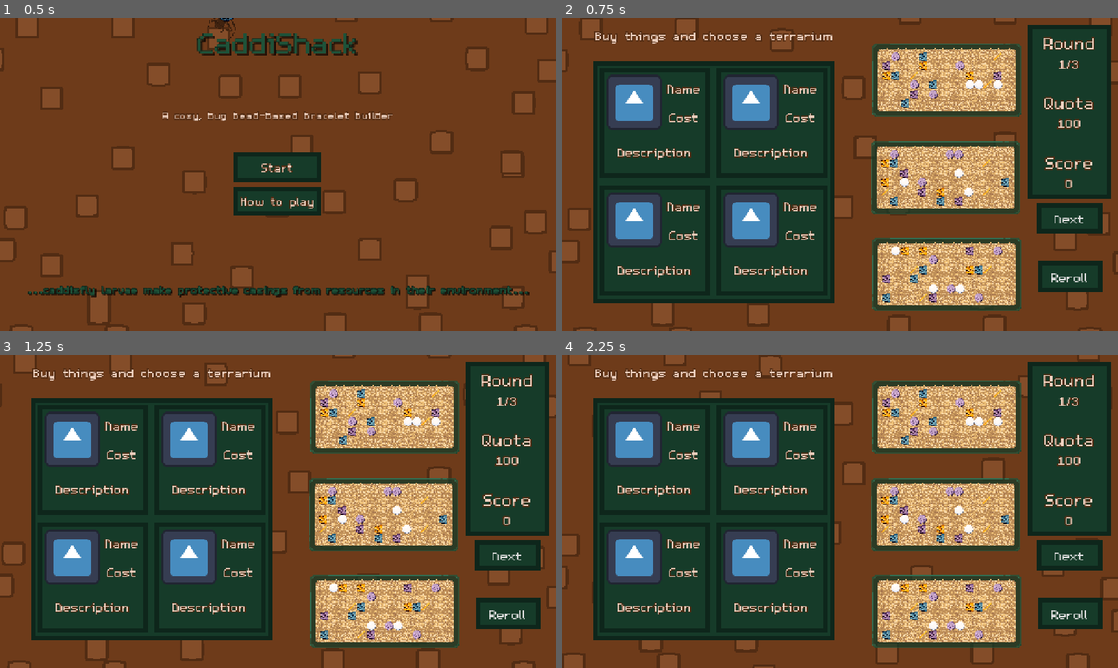
Above: before the commit, frames 1-4 (two rows, left to right).
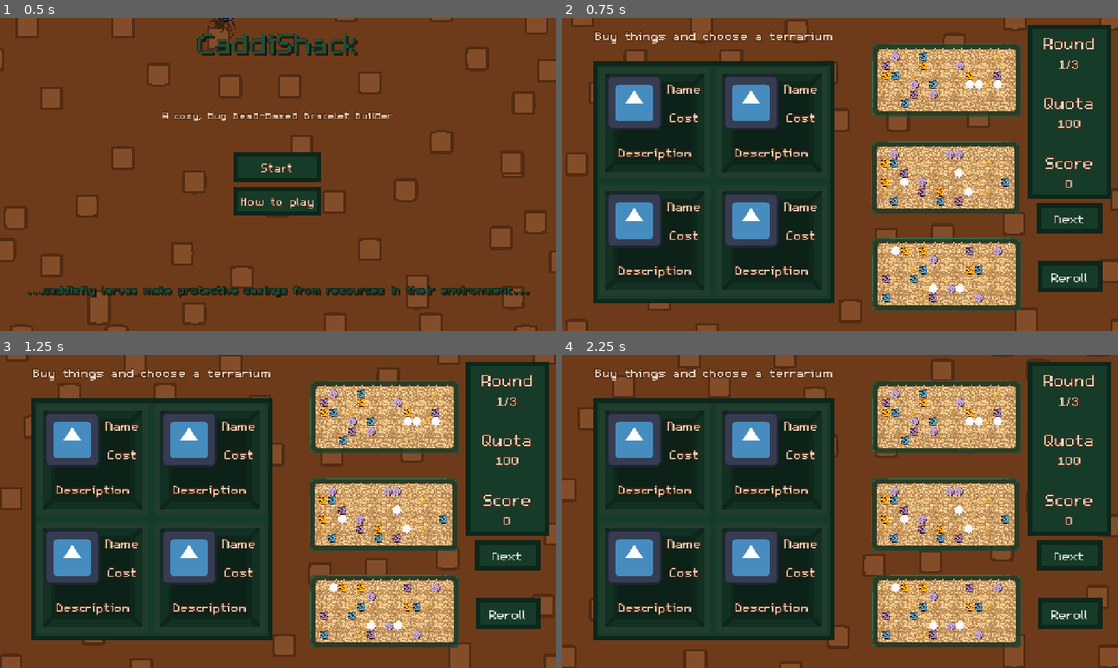
Above: after the commit, the same moments.

Repository: Splashy-Inc/caddishack
Game: Godot game, scene res://SCENES/screen_manager.tscn
Two runs of this game, one before a commit and one after it. Both use one fixed random seed, a clock stepped at 60 frames per second and the inputs below. The engine's default icon, where the game draws it, is replaced by a stand-in: a white triangle on a blue panel in a dark square.
Inputs (mouse positions are in pixels of both pictures, inside the frame that each line leads up to):
- Up to frame 1 (0.5 s): no input
- Up to frame 2 (0.75 s): click "Start" at 0.5 s
- Up to frame 3 (1.25 s): no input
- Up to frame 4 (2.25 s): click (656, 461) at 1.27 s; click (773, 461) at 2.02 s

Frame 1 is identical in both runs. In frame 2, 11% of the frame differs, in the area x 0-100%, y 0-100%; in frame 3, 11%; in frame 4, 11%.

Commit message:
Make shop item scene
Fancy button

Diff:
--- /dev/null
+++ b/SCENES/SHOP/shop_item.tscn
@@ -0,0 +1,110 @@
+[gd_scene format=3 uid="uid://bw76w8fxlv8p2"]
+
+[ext_resource type="StyleBox" uid="uid://b4xhb3lg2t0al" path="res://RESOURCES/shop_button_normal.tres" id="1_khpf0"]
+[ext_resource type="Texture2D" uid="uid://b4n6irf1jephl" path="res://icon.svg" id="2_37dhd"]
+[ext_resource type="StyleBox" uid="uid://dhodbg0qaumgd" path="res://RESOURCES/shop_button_hover.tres" id="2_a5qli"]
+[ext_resource type="Script" uid="uid://dr6t7ian0uru8" path="res://SCRIPTS/SHOP/shop_item.gd" id="2_khpf0"]
+[ext_resource type="LabelSettings" uid="uid://tly00ucli80b" path="res://ASSETS/Font/gui_sublabel.tres" id="3_khpf0"]
+
+[sub_resource type="StyleBoxEmpty" id="StyleBoxEmpty_4vdw3"]
+
+[sub_resource type="Animation" id="Animation_iea1b"]
+length = 0.001
+tracks/0/type = "value"
+tracks/0/imported = false
+tracks/0/enabled = true
+tracks/0/path = NodePath("ItemSpace/TopHalf/IconSpace/Icon:rotation")
+tracks/0/interp = 1
+tracks/0/loop_wrap = true
+tracks/0/keys = {
+"times": PackedFloat32Array(0),
+"transitions": PackedFloat32Array(1),
+"update": 0,
+"values": [0.0]
+}
+
+[sub_resource type="Animation" id="Animation_klhbm"]
+resource_name = "boink"
+length = 2.0
+loop_mode = 1
+tracks/0/type = "value"
+tracks/0/imported = false
+tracks/0/enabled = true
+tracks/0/path = NodePath("ItemSpace/TopHalf/IconSpace/Icon:rotation")
+tracks/0/interp = 1
+tracks/0/loop_wrap = true
+tracks/0/keys = {
+"times": PackedFloat32Array(0, 0.5, 1.5, 2),
+"transitions": PackedFloat32Array(1, 1, 1, 1),
+"update": 0,
+"values": [0.0, 0.08726646, -0.08726646259971647, 0.0]
+}
+
+[sub_resource type="AnimationLibrary" id="AnimationLibrary_7nvbo"]
+_data = {
+&"RESET": SubResource("Animation_iea1b"),
+&"highlight": SubResource("Animation_klhbm")
+}
+
+[node name="ShopItem" type="Button" unique_id=1788279766]
+offset_right = 256.0
+offset_bottom = 256.0
+size_flags_horizontal = 3
+size_flags_vertical = 3
+theme_override_styles/normal = ExtResource("1_khpf0")
+theme_override_styles/hover = ExtResource("2_a5qli")
+script = ExtResource("2_khpf0")
+
+[node name="ItemSpace" type="VBoxContainer" parent="." unique_id=705751760]
+layout_mode = 0
+offset_left = 16.0
+offset_top = 16.0
+offset_right = 240.0
+offset_bottom = 240.0
+
+[node name="TopHalf" type="HBoxContainer" parent="ItemSpace" unique_id=1168617000]
+layout_mode = 2
+size_flags_vertical = 3
+
+[node name="IconSpace" type="PanelContainer" parent="ItemSpace/TopHalf" unique_id=292487778]
+custom_minimum_size = Vector2(128, 128)
+layout_mode = 2
+theme_override_styles/panel = SubResource("StyleBoxEmpty_4vdw3")
+
+[node name="Icon" type="Sprite2D" parent="ItemSpace/TopHalf/IconSpace" unique_id=2065895712]
+position = Vector2(64, 64)
+texture = ExtResource("2_37dhd")
+
+[node name="TopRightSpace" type="VBoxContainer" parent="ItemSpace/TopHalf" unique_id=1417132163]
+layout_mode = 2
+size_flags_horizontal = 3
+
+[node name="Name" type="Label" parent="ItemSpace/TopHalf/TopRightSpace" unique_id=1824457957]
+layout_mode = 2
+size_flags_vertical = 3
+text = "Name"
+label_settings = ExtResource("3_khpf0")
+horizontal_alignment = 1
+vertical_alignment = 1
+
+[node name="Cost" type="Label" parent="ItemSpace/TopHalf/TopRightSpace" unique_id=1970155121]
+layout_mode = 2
+size_flags_vertical = 3
+text = "Cost"
+label_settings = ExtResource("3_khpf0")
+horizontal_alignment = 1
+vertical_alignment = 1
+
+[node name="Description" type="Label" parent="ItemSpace" unique_id=1052487823]
+layout_mode = 2
+size_flags_vertical = 3
+text = "Description"
+label_settings = ExtResource("3_khpf0")
+horizontal_alignment = 1
+vertical_alignment = 1
+
+[node name="AnimationPlayer" type="AnimationPlayer" parent="." unique_id=409140052]
+libraries/ = SubResource("AnimationLibrary_7nvbo")
+
+[connection signal="mouse_entered" from="." to="." method="_on_mouse_entered"]
+[connection signal="mouse_exited" from="." to="." method="_on_mouse_exited"]
--- a/SCENES/SHOP/shop_station.tscn
+++ b/SCENES/SHOP/shop_station.tscn
@@ -11,7 +11,7 @@
 [ext_resource type="Script" uid="uid://cm33vxylxpkwp" path="res://RESOURCES/special_material_info.gd" id="9_iea1b"]
 [ext_resource type="Script" uid="uid://qiyyftxmq7nx" path="res://RESOURCES/terrarium_info.gd" id="10_klhbm"]
 [ext_resource type="Texture2D" uid="uid://cmuoseeihhp3q" path="res://ASSETS/Art/CRAFT_STATION/Run_Display.png" id="11_ncq4r"]
-[ext_resource type="Texture2D" uid="uid://b4n6irf1jephl" path="res://icon.svg" id="12_iea1b"]
+[ext_resource type="PackedScene" uid="uid://bw76w8fxlv8p2" path="res://SCENES/SHOP/shop_item.tscn" id="12_klhbm"]
 [ext_resource type="LabelSettings" uid="uid://tly00ucli80b" path="res://ASSETS/Font/gui_sublabel.tres" id="13_klhbm"]
 
 [sub_resource type="Resource" id="Resource_d1wso"]
@@ -118,46 +118,11 @@
 texture_margin_right = 16.0
 texture_margin_bottom = 16.0
 
-[sub_resource type="Animation" id="Animation_iea1b"]
-length = 0.001
-tracks/0/type = "value"
-tracks/0/imported = false
-tracks/0/enabled = true
-tracks/0/path = NodePath(".:position")
-tracks/0/interp = 1
-tracks/0/loop_wrap = true
-tracks/0/keys = {
-"times": PackedFloat32Array(0),
-"transitions": PackedFloat32Array(1),
-"update": 0,
-"values": [Vector2(0, 0)]
-}
-
-[sub_resource type="Animation" id="Animation_klhbm"]
-resource_name = "boink"
-tracks/0/type = "value"
-tracks/0/imported = false
-tracks/0/enabled = true
-tracks/0/path = NodePath(".:position")
-tracks/0/interp = 1
-tracks/0/loop_wrap = true
-tracks/0/keys = {
-"times": PackedFloat32Array(0.033333335, 1),
-"transitions": PackedFloat32Array(1, 1),
-"update": 0,
-"values": [Vector2(0, 0), Vector2(0, 0)]
-}
-
-[sub_resource type="AnimationLibrary" id="AnimationLibrary_7nvbo"]
-_data = {
-&"RESET": SubResource("Animation_iea1b"),
-&"boink": SubResource("Animation_klhbm")
-}
-
 [node name="Shop" type="Node" unique_id=1118303584]
 script = ExtResource("1_n8e4a")
 
 [node name="Craft_station_background" parent="." unique_id=282271410 instance=ExtResource("2_ndlt6")]
+scroll_offset = Vector2(103, 73)
 
 [node name="RunInfo" parent="." unique_id=1126309375 instance=ExtResource("3_x1p5w")]
 
@@ -213,188 +178,17 @@
 theme_override_constants/v_separation = 16
 columns = 2
 
-[node name="PanelContainer2" type="PanelContainer" parent="PanelContainer/GridContainer" unique_id=725510710]
-layout_mode = 2
-size_flags_horizontal = 3
-size_flags_vertical = 3
-theme_override_styles/panel = SubResource("StyleBoxTexture_eyyre")
-
-[node name="VBoxContainer" type="VBoxContainer" parent="PanelContainer/GridContainer/PanelContainer2" unique_id=923609082]
-layout_mode = 2
-
-[node name="HBoxContainer" type="HBoxContainer" parent="PanelContainer/GridContainer/PanelContainer2/VBoxContainer" unique_id=1819791908]
-layout_mode = 2
-size_flags_vertical = 3
-
-[node name="TextureRect" type="TextureRect" parent="PanelContainer/GridContainer/PanelContainer2/VBoxContainer/HBoxContainer" unique_id=986474136]
-layout_mode = 2
-texture = ExtResource("12_iea1b")
-
-[node name="VBoxContainer" type="VBoxContainer" parent="PanelContainer/GridContainer/PanelContainer2/VBoxContainer/HBoxContainer" unique_id=8028245]
-layout_mode = 2
-size_flags_horizontal = 3
-
-[node name="Label" type="Label" parent="PanelContainer/GridContainer/PanelContainer2/VBoxContainer/HBoxContainer/VBoxContainer" unique_id=708487371]
-layout_mode = 2
-size_flags_vertical = 3
-text = "Name"
-label_settings = ExtResource("13_klhbm")
-horizontal_alignment = 1
-vertical_alignment = 1
-
-[node name="Label2" type="Label" parent="PanelContainer/GridContainer/PanelContainer2/VBoxContainer/HBoxContainer/VBoxContainer" unique_id=1410205870]
-layout_mode = 2
-size_flags_vertical = 3
-text = "Cost"
-label_settings = ExtResource("13_klhbm")
-horizontal_alignment = 1
-vertical_alignment = 1
-
-[node name="Label" type="Label" parent="PanelContainer/GridContainer/PanelContainer2/VBoxContainer" unique_id=1293560517]
-layout_mode = 2
-size_flags_vertical = 3
-text = "Description"
-label_settings = ExtResource("13_klhbm")
-horizontal_alignment = 1
-vertical_alignment = 1
-
-[node name="AnimationPlayer" type="AnimationPlayer" parent="PanelContainer/GridContainer/PanelContainer2" unique_id=571986284]
-libraries/ = SubResource("AnimationLibrary_7nvbo")
-
-[node name="PanelContainer3" type="PanelContainer" parent="PanelContainer/GridContainer" unique_id=927793215]
-layout_mode = 2
-size_flags_horizontal = 3
-size_flags_vertical = 3
-theme_override_styles/panel = SubResource("StyleBoxTexture_eyyre")
-
-[node name="VBoxContainer" type="VBoxContainer" parent="PanelContainer/GridContainer/PanelContainer3" unique_id=1397432540]
-layout_mode = 2
-
-[node name="HBoxContainer" type="HBoxContainer" parent="PanelContainer/GridContainer/PanelContainer3/VBoxContainer" unique_id=1245977324]
-layout_mode = 2
-size_flags_vertical = 3
-
-[node name="TextureRect" type="TextureRect" parent="PanelContainer/GridContainer/PanelContainer3/VBoxContainer/HBoxContainer" unique_id=815490602]
-layout_mode = 2
-texture = ExtResource("12_iea1b")
-
-[node name="VBoxContainer" type="VBoxContainer" parent="PanelContainer/GridContainer/PanelContainer3/VBoxContainer/HBoxContainer" unique_id=1375463578]
-layout_mode = 2
-size_flags_horizontal = 3
-
-[node name="Label" type="Label" parent="PanelContainer/GridContainer/PanelContainer3/VBoxContainer/HBoxContainer/VBoxContainer" unique_id=1611210579]
-layout_mode = 2
-size_flags_vertical = 3
-text = "Name"
-label_settings = ExtResource("13_klhbm")
-horizontal_alignment = 1
-vertical_alignment = 1
-
-[node name="Label2" type="Label" parent="PanelContainer/GridContainer/PanelContainer3/VBoxContainer/HBoxContainer/VBoxContainer" unique_id=187804123]
-layout_mode = 2
-size_flags_vertical = 3
-text = "Cost"
-label_settings = ExtResource("13_klhbm")
-horizontal_alignment = 1
-vertical_alignment = 1
-
-[node name="Label" type="Label" parent="PanelContainer/GridContainer/PanelContainer3/VBoxContainer" unique_id=516452299]
-layout_mode = 2
-size_flags_vertical = 3
-text = "Description"
-label_settings = ExtResource("13_klhbm")
-horizontal_alignment = 1
-vertical_alignment = 1
-
-[node name="PanelContainer4" type="PanelContainer" parent="PanelContainer/GridContainer" unique_id=1874199216]
-layout_mode = 2
-size_flags_horizontal = 3
-size_flags_vertical = 3
-theme_override_styles/panel = SubResource("StyleBoxTexture_eyyre")
-
-[node name="VBoxContainer" type="VBoxContainer" parent="PanelContainer/GridContainer/PanelContainer4" unique_id=1288514050]
-layout_mode = 2
-
-[node name="HBoxContainer" type="HBoxContainer" parent="PanelContainer/GridContainer/PanelContainer4/VBoxContainer" unique_id=971180817]
-layout_mode = 2
-size_flags_vertical = 3
-
-[node name="TextureRect" type="TextureRect" parent="PanelContainer/GridContainer/PanelContainer4/VBoxContainer/HBoxContainer" unique_id=2070908175]
-layout_mode = 2
-texture = ExtResource("12_iea1b")
-
-[node name="VBoxContainer" type="VBoxContainer" parent="PanelContainer/GridContainer/PanelContainer4/VBoxContainer/HBoxContainer" unique_id=1012037698]
-layout_mode = 2
-size_flags_horizontal = 3
-
-[node name="Label" type="Label" parent="PanelContainer/GridContainer/PanelContainer4/VBoxContainer/HBoxContainer/VBoxContainer" unique_id=1864702651]
-layout_mode = 2
-size_flags_vertical = 3
-text = "Name"
-label_settings = ExtResource("13_klhbm")
-horizontal_alignment = 1
-vertical_alignment = 1
-
-[node name="Label2" type="Label" parent="PanelContainer/GridContainer/PanelContainer4/VBoxContainer/HBoxContainer/VBoxContainer" unique_id=1694723584]
-layout_mode = 2
-size_flags_vertical = 3
-text = "Cost"
-label_settings = ExtResource("13_klhbm")
-horizontal_alignment = 1
-vertical_alignment = 1
-
-[node name="Label" type="Label" parent="PanelContainer/GridContainer/PanelContainer4/VBoxContainer" unique_id=1209417850]
-layout_mode = 2
-size_flags_vertical = 3
-text = "Description"
-label_settings = ExtResource("13_klhbm")
-horizontal_alignment = 1
-vertical_alignment = 1
-
-[node name="PanelContainer5" type="PanelContainer" parent="PanelContainer/GridContainer" unique_id=1796597380]
-layout_mode = 2
-size_flags_horizontal = 3
-size_flags_vertical = 3
-theme_override_styles/panel = SubResource("StyleBoxTexture_eyyre")
-
-[node name="VBoxContainer" type="VBoxContainer" parent="PanelContainer/GridContainer/PanelContainer5" unique_id=1674794251]
-layout_mode = 2
-
-[node name="HBoxContainer" type="HBoxContainer" parent="PanelContainer/GridContainer/PanelContainer5/VBoxContainer" unique_id=144605690]
-layout_mode = 2
-size_flags_vertical = 3
-
-[node name="TextureRect" type="TextureRect" parent="PanelContainer/GridContainer/PanelContainer5/VBoxContainer/HBoxContainer" unique_id=1467456483]
-layout_mode = 2
-texture = ExtResource("12_iea1b")
-
-[node name="VBoxContainer" type="VBoxContainer" parent="PanelContainer/GridContainer/PanelContainer5/VBoxContainer/HBoxContainer" unique_id=942589953]
-layout_mode = 2
-size_flags_horizontal = 3
-
-[node name="Label" type="Label" parent="PanelContainer/GridContainer/PanelContainer5/VBoxContainer/HBoxContainer/VBoxContainer" unique_id=947811635]
-layout_mode = 2
-size_flags_vertical = 3
-text = "Name"
-label_settings = ExtResource("13_klhbm")
-horizontal_alignment = 1
-vertical_alignment = 1
-
-[node name="Label2" type="Label" parent="PanelContainer/GridContainer/PanelContainer5/VBoxContainer/HBoxContainer/VBoxContainer" unique_id=1632247187]
-layout_mode = 2
-size_flags_vertical = 3
-text = "Cost"
-label_settings = ExtResource("13_klhbm")
-horizontal_alignment = 1
-vertical_alignment = 1
-
-[node name="Label" type="Label" parent="PanelContainer/GridContainer/PanelContainer5/VBoxContainer" unique_id=1458401233]
-layout_mode = 2
-size_flags_vertical = 3
-text = "Description"
-label_settings = ExtResource("13_klhbm")
-horizontal_alignment = 1
-vertical_alignment = 1
+[node name="Item1" parent="PanelContainer/GridContainer" unique_id=2046025908 instance=ExtResource("12_klhbm")]
+layout_mode = 2
+
+[node name="Item2" parent="PanelContainer/GridContainer" unique_id=1112847703 instance=ExtResource("12_klhbm")]
+layout_mode = 2
+
+[node name="Item3" parent="PanelContainer/GridContainer" unique_id=2131303173 instance=ExtResource("12_klhbm")]
+layout_mode = 2
+
+[node name="Item4" parent="PanelContainer/GridContainer" unique_id=371760213 instance=ExtResource("12_klhbm")]
+layout_mode = 2
 
 [node name="Label" type="Label" parent="." unique_id=1709690206]
 offset_left = 75.0
--- /dev/null
+++ b/SCRIPTS/SHOP/shop_item.gd
@@ -0,0 +1,19 @@
+extends Button
+
+class_name ShopItem
+
+@onready var animation_player: AnimationPlayer = $AnimationPlayer
+
+# Called when the node enters the scene tree for the first time.
+func _ready() -> void:
+	pass # Replace with function body.
+
+# Called every frame. 'delta' is the elapsed time since the previous frame.
+func _process(delta: float) -> void:
+	pass
+
+func _on_mouse_entered() -> void:
+	animation_player.play("highlight")
+
+func _on_mouse_exited() -> void:
+	animation_player.play("RESET")
Not shown: 1 places in RESOURCES/shop_button_normal.tres that only renumber resources
Not shown, added: SCRIPTS/SHOP/shop_item.gd.uid
